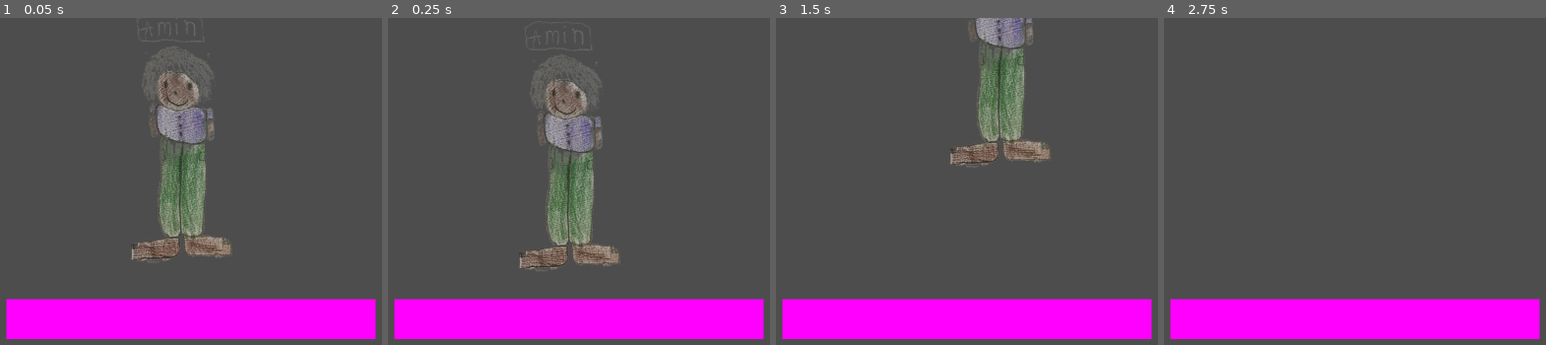
Above: before the commit, frames 1-4 (left to right).
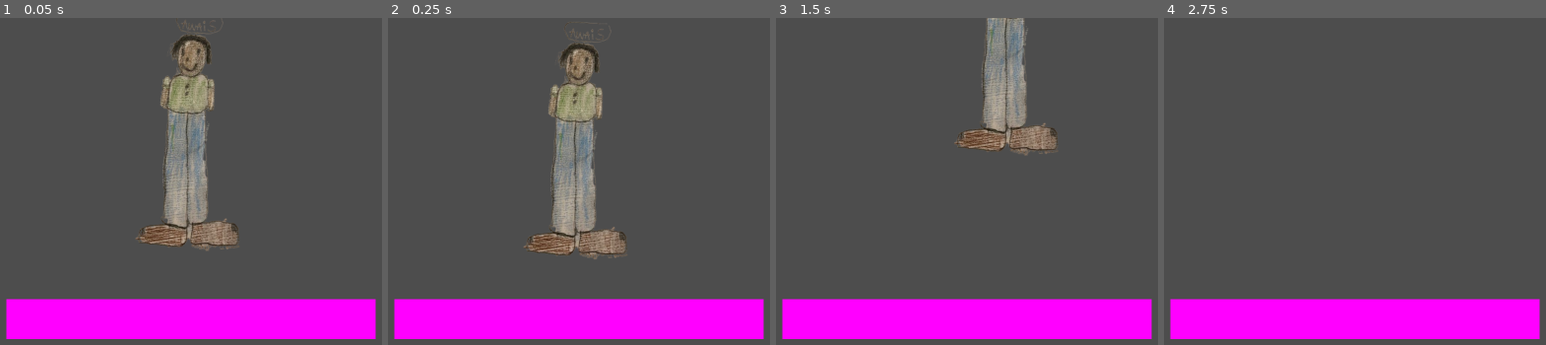
Above: after the commit, the same moments.

Repository: hasahmed/super-brother-world
Game: Godot game, scene res://main.tscn
Two runs of this game, one before a commit and one after it. Both use one fixed random seed, a clock stepped at 60 frames per second and the inputs below.
Inputs:
- Up to frame 1 (0.05 s): no input
- Up to frame 2 (0.25 s): no input
- Up to frame 3 (1.5 s): hold Right (right) 0.53-1.28 s; tap Space (jump) at 0.77 s; hold Left (left) from 1.28 s (still down)
- Up to frame 4 (2.75 s): tap Space (jump) at 1.52 s; release Left (left) at 2.03 s; hold Right (right) from 2.03 s (still down)

The runs differ from the first frame. In frame 1, 7.8% of the frame differs, in the area x 34-63%, y 0-75%; in frame 2, 7.7%; in frame 3, 5.4%; in frame 4, nothing differs.

Commit message:
Updated to be awais

Diff:
--- a/main.tscn
+++ b/main.tscn
@@ -1,7 +1,7 @@
 [gd_scene format=3 uid="uid://dupacme0eplfg"]
 
 [ext_resource type="Script" uid="uid://tu74dutfe806" path="res://player.gd" id="1_0xm2m"]
-[ext_resource type="Texture2D" uid="uid://dvqbeygej8xa4" path="res://amin.png" id="1_ig7tw"]
+[ext_resource type="Texture2D" uid="uid://ca3jx4rtdee5p" path="res://awais.png" id="2_0xm2m"]
 
 [sub_resource type="PhysicsMaterial" id="PhysicsMaterial_0xm2m"]
 friction = 0.3
@@ -38,7 +38,7 @@
 
 [node name="Sprite2D" type="Sprite2D" parent="Player" unique_id=1271954369]
 position = Vector2(-1, 1)
-texture = ExtResource("1_ig7tw")
+texture = ExtResource("2_0xm2m")
 
 [node name="CollisionShape2D" type="CollisionShape2D" parent="Player" unique_id=1455754112]
 position = Vector2(2, 52.5)
Binary file added: awais.png
Not shown, added: awais.png.import
